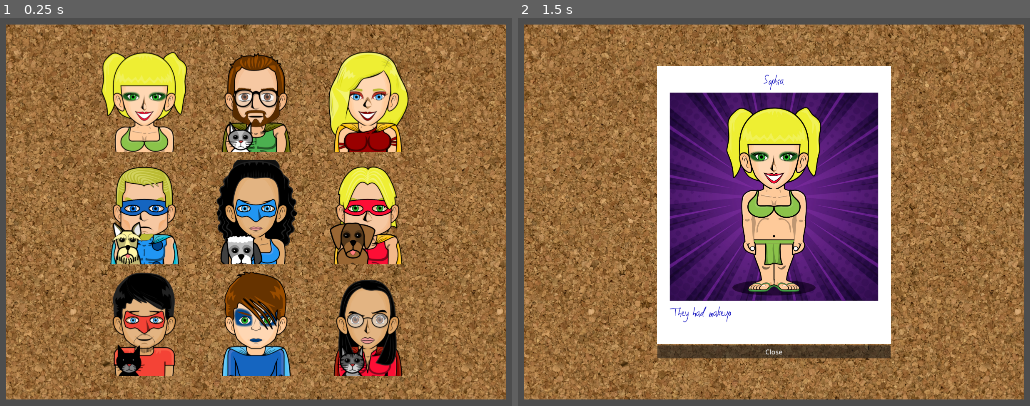
Above: before the commit, frames 1-2 (left to right).
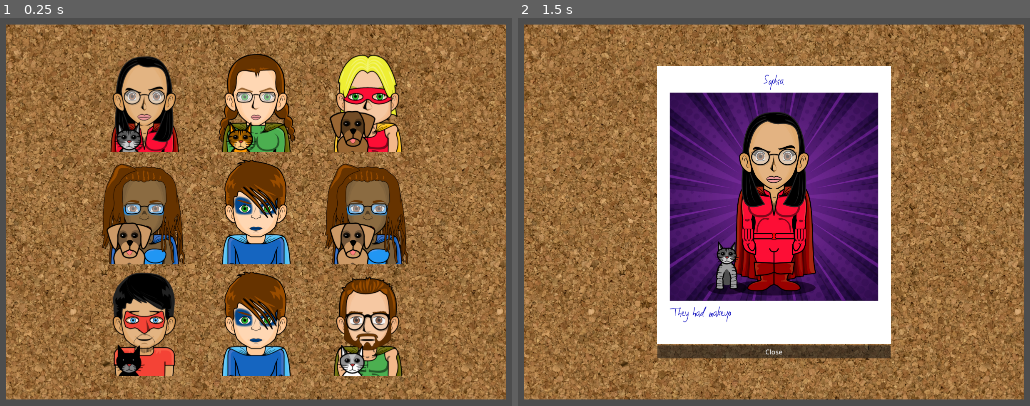
Above: after the commit, the same moments.

Repository: grapejamgames/a_hero_stole_my_wallet
Game: Godot game, scene res://main.tscn
The game is run twice, just before and just after one commit, with the same random seed, the same clock (stepped at 60 frames per second) and the same inputs.
Inputs (mouse positions are in pixels of both pictures, inside the frame that each line leads up to):
- Up to frame 1 (0.25 s): no input
- Up to frame 2 (1.5 s): tap Enter at 0.5 s; move the mouse to (661, 99) at 0.52 s; click (661, 99) at 0.67 s; tap Space at 1.25 s; move the mouse to (615, 235) at 1.27 s; click (615, 235) at 1.42 s

The runs differ from the first frame. In frame 1, 21% of the frame differs, in the area x 19-80%, y 8-93%; in frame 2, 7.4%.

Commit message:
resource loaded to hero node

Diff:
--- a/a_hero_stole_my_wallet/game_round/components/script_hero.gd
+++ b/a_hero_stole_my_wallet/game_round/components/script_hero.gd
@@ -18,6 +18,9 @@
 
 
 func _ready() -> void:
+	if not _resource:
+		set_resource()
+
 	get_all_attributes()
 	if all_attributes.is_empty():
 		print(name, " couldn't find any attributes")
@@ -120,5 +123,17 @@
 		statement = all_attributes[noun].get_random_statement(adjective, fact)
 	return statement
 
+
 func get_resource() -> HeroDescription:
 	return _resource
+
+
+func set_resource() -> void:
+	var resource_path = "res://UI/HeroDescriptions/"
+	var lower_name = name.to_lower()
+	var hero_resource_path = "{folder}{name}_description.tres"
+	_resource = load(hero_resource_path.format({
+			"folder" : resource_path,
+			"name" : lower_name
+		})
+	)
